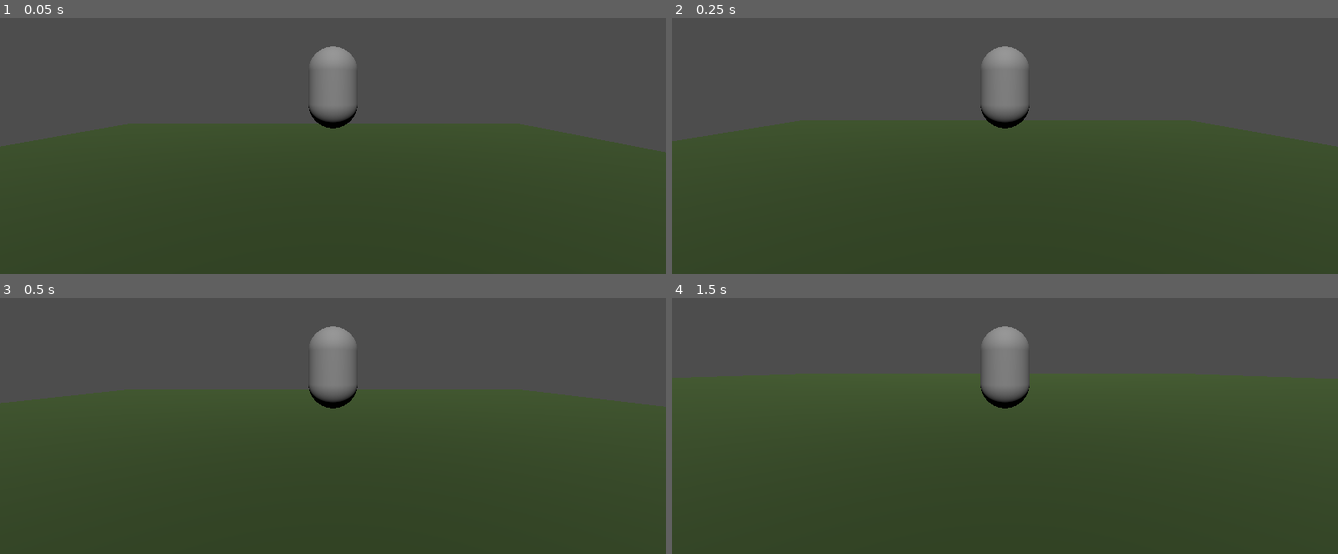
Above: before the commit, frames 1-4 (two rows, left to right).
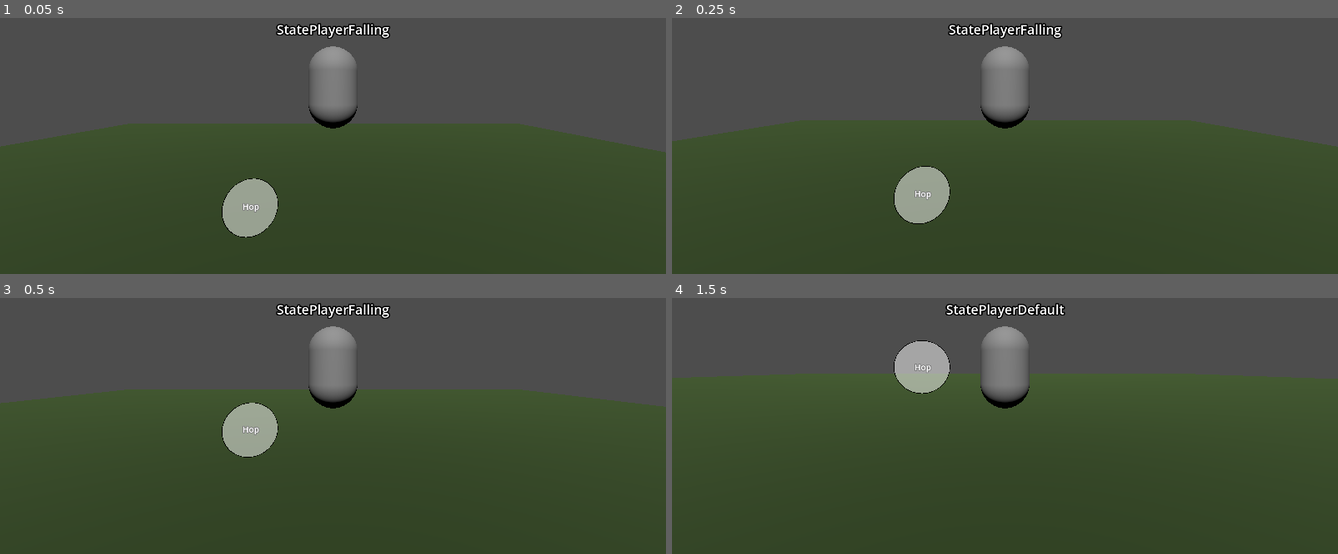
Above: after the commit, the same moments.

Repository: spacehare/mvm32
Game: Godot game, scene res://game/playground.tscn
Two runs of this game, one before a commit and one after it. Both use one fixed random seed, a clock stepped at 60 frames per second and the inputs below.
Inputs:
- Up to frame 1 (0.05 s): no input
- Up to frame 2 (0.25 s): no input
- Up to frame 3 (0.5 s): no input
- Up to frame 4 (1.5 s): tap Enter at 1.25 s

The runs differ from the first frame. In frame 1, 2.2% of the frame differs, in the area x 33-59%, y 1-86%; in frame 2, 2.1%; in frame 3, 2.1%; in frame 4, 2.0%.

Commit message:
implement jump pickup

Diff:
--- a/game/ab_wallbounce.gd
+++ b/game/abi_wallbounce.gd
@@ -1,6 +1,5 @@
-extends Ability
+extends AbilityInstance
 
-@export var player: Player
 @export var ray: RayCast3D
 
 func _physics_process(_delta):
--- a/game/ab_jump.gd
+++ b/game/abilities/ability_jump.gd
@@ -1,6 +1,5 @@
-extends Ability
+extends AbilityInstance
 
-@export var player: Player
 @export var jumps: int
 @export var jumps_max: int = 2
 @export var jump_height := 5.0
@@ -9,8 +8,11 @@
 
 signal jumped
 
+# func _ready():
+# 	player.jumped.connect(jump)
+
+
 func _physics_process(delta):
-	printt(jumps, jumps_max)
 	if player.is_on_floor():
 		jumps = jumps_max
 
@@ -20,5 +22,8 @@
 		jumps -= 1
 		player.velocity.y = jump_height
 		jumped.emit()
-	else:
-		player.velocity.y -= gravity * delta
+
+func jump():
+	jumps -= 1
+	player.velocity.y = jump_height
+	jumped.emit()
--- /dev/null
+++ b/game/abilities/ability_jump.tres
@@ -0,0 +1,8 @@
+[gd_resource type="Resource" script_class="Ability" format=3 uid="uid://ck5pteasiavde"]
+
+[ext_resource type="Script" uid="uid://d2bmqy7hnxwiv" path="res://game/ability.gd" id="1_rr4kk"]
+
+[resource]
+script = ExtResource("1_rr4kk")
+title = "Hop"
+metadata/_custom_type_script = "uid://d2bmqy7hnxwiv"
--- /dev/null
+++ b/game/abilities/ability_jump.tscn
@@ -0,0 +1,7 @@
+[gd_scene format=3 uid="uid://bu5h02a3kpfoq"]
+
+[ext_resource type="Script" uid="uid://4enyswkjgf3w" path="res://game/abilities/ability_jump.gd" id="1_esevo"]
+
+[node name="AbiJump" type="Node" unique_id=2061557335]
+script = ExtResource("1_esevo")
+metadata/_custom_type_script = "uid://cmkrlvf7q0wqd"
--- a/game/ability.gd
+++ b/game/ability.gd
@@ -1,2 +1,7 @@
-extends Node
+extends Resource
 class_name Ability
+
+@export var title: String
+
+func get_scene():
+	return load(resource_path.replace(".tres", ".tscn"))
--- /dev/null
+++ b/game/ability_instance.gd
@@ -0,0 +1,4 @@
+extends Node
+class_name AbilityInstance
+
+@export var player: Player
--- /dev/null
+++ b/game/debug_state_label.gd
@@ -0,0 +1,6 @@
+extends Label3D
+
+@export var state_machine: StateMachine
+
+func _process(delta):
+	text = state_machine.current_state.name
--- /dev/null
+++ b/game/handler_player_abilities.gd
@@ -0,0 +1,13 @@
+extends Node
+class_name HandlerPlayerAbilities
+
+var abilities: Array[Ability] = []
+var instances: Array[AbilityInstance] = []
+
+func add_ability(ability: Ability):
+	abilities.append(ability)
+
+	var inst: AbilityInstance = ability.get_scene().instantiate()
+	inst.player = get_parent()
+	instances.append(inst)
+	add_child(inst)
--- /dev/null
+++ b/game/pickup.gd
@@ -0,0 +1,17 @@
+extends Node3D
+class_name Pickup
+
+@export var ability: Ability
+@onready var label: Label3D = $Label3D
+@onready var area_pickup: Area3D = $Area3D
+
+func _ready():
+	label.text = ability.title
+	area_pickup.body_entered.connect(on_picked_up)
+
+func on_picked_up(body: Node3D):
+	if body is Player:
+		visible = false
+		area_pickup.body_entered.disconnect(on_picked_up)
+		print("pickup.gd: picked up %s" % ability.title)
+		body.add_ability(ability)
--- /dev/null
+++ b/game/pickup.tscn
@@ -0,0 +1,44 @@
+[gd_scene format=3 uid="uid://ba8c83gydwbst"]
+
+[ext_resource type="Script" uid="uid://cb66wycqx2pti" path="res://game/pickup.gd" id="1_i68n6"]
+
+[sub_resource type="SphereShape3D" id="SphereShape3D_ilnmw"]
+
+[sub_resource type="StandardMaterial3D" id="StandardMaterial3D_ilnmw"]
+render_priority = 1
+transparency = 1
+shading_mode = 0
+albedo_color = Color(0, 0, 0, 1)
+grow = true
+grow_amount = 0.01
+stencil_mode = 3
+stencil_flags = 1
+stencil_compare = 5
+metadata/_stencil_owned = true
+
+[sub_resource type="StandardMaterial3D" id="StandardMaterial3D_i68n6"]
+next_pass = SubResource("StandardMaterial3D_ilnmw")
+transparency = 1
+shading_mode = 0
+albedo_color = Color(1, 1, 1, 0.49411765)
+stencil_mode = 1
+stencil_flags = 2
+
+[sub_resource type="SphereMesh" id="SphereMesh_i68n6"]
+material = SubResource("StandardMaterial3D_i68n6")
+
+[node name="Pickup" type="Node3D" unique_id=1752604309]
+script = ExtResource("1_i68n6")
+
+[node name="Label3D" type="Label3D" parent="." unique_id=192160655]
+billboard = 1
+
+[node name="Area3D" type="Area3D" parent="." unique_id=1319382110]
+collision_layer = 256
+collision_mask = 2
+
+[node name="CollisionShape3D" type="CollisionShape3D" parent="Area3D" unique_id=1118224052]
+shape = SubResource("SphereShape3D_ilnmw")
+
+[node name="MeshInstance3D" type="MeshInstance3D" parent="." unique_id=1900054602]
+mesh = SubResource("SphereMesh_i68n6")
--- a/game/player3d.tscn
+++ b/game/player3d.tscn
@@ -3,8 +3,10 @@
 [ext_resource type="Script" uid="uid://ddtv2e3se7eva" path="res://game/player_3d.gd" id="1_7ekjr"]
 [ext_resource type="PackedScene" uid="uid://bld2oe6yg5dmd" path="res://game/camera_rig.tscn" id="2_rlykk"]
 [ext_resource type="Script" uid="uid://0jt3uwl0cdui" path="res://game/handler_side_effects.gd" id="3_rohp8"]
+[ext_resource type="Script" uid="uid://bpmq18g25q0" path="res://game/debug_state_label.gd" id="4_dnah5"]
 [ext_resource type="Script" uid="uid://dljoklbmetqag" path="res://game/state_machine.gd" id="4_ppouj"]
 [ext_resource type="Script" uid="uid://i5fd0e6qxur6" path="res://game/states/state_player_falling.gd" id="5_dnah5"]
+[ext_resource type="Script" uid="uid://b3p58aoty3rsc" path="res://game/handler_player_abilities.gd" id="5_l43v5"]
 [ext_resource type="Script" uid="uid://bpqski0fmcvq7" path="res://game/states/state_player_default.gd" id="5_ppouj"]
 
 [sub_resource type="CapsuleMesh" id="CapsuleMesh_vm1y8"]
@@ -16,6 +18,7 @@
 height = 1.0
 
 [node name="Player3d" type="CharacterBody3D" unique_id=966896317 node_paths=PackedStringArray("ray_wall", "avatar", "camera_rig")]
+collision_layer = 2
 script = ExtResource("1_7ekjr")
 ray_wall = NodePath("RayWall")
 avatar = NodePath("MeshInstance3D")
@@ -32,22 +35,30 @@
 [node name="RayWall" type="RayCast3D" parent="." unique_id=824265403]
 target_position = Vector3(0, 0, -1)
 
+[node name="Label3D" type="Label3D" parent="." unique_id=310910656 node_paths=PackedStringArray("state_machine")]
+transform = Transform3D(1, 0, 0, 0, 1, 0, 0, 0, 1, 0, 0.71629876, 0)
+billboard = 1
+text = "STATE"
+script = ExtResource("4_dnah5")
+state_machine = NodePath("../PlayerStateMachine")
+
 [node name="SideEffectsHandler" type="Node" parent="." unique_id=1025298693]
 script = ExtResource("3_rohp8")
 
-[node name="PlayerAbilities" type="Node" parent="." unique_id=1033700900]
+[node name="PlayerAbilitiesHandler" type="Node" parent="." unique_id=1033700900]
+script = ExtResource("5_l43v5")
 
-[node name="PlayerStates" type="Node" parent="." unique_id=480627896 node_paths=PackedStringArray("initial_state")]
+[node name="PlayerStateMachine" type="Node" parent="." unique_id=480627896 node_paths=PackedStringArray("initial_state")]
 script = ExtResource("4_ppouj")
 initial_state = NodePath("StatePlayerDefault")
 
-[node name="StatePlayerDefault" type="Node" parent="PlayerStates" unique_id=304052906 node_paths=PackedStringArray("player", "once_falling")]
+[node name="StatePlayerDefault" type="Node" parent="PlayerStateMachine" unique_id=304052906 node_paths=PackedStringArray("player", "once_falling")]
 script = ExtResource("5_ppouj")
 player = NodePath("../..")
 once_falling = NodePath("../StatePlayerFalling")
 metadata/_custom_type_script = "uid://du1eyo52of5g0"
 
-[node name="StatePlayerFalling" type="Node" parent="PlayerStates" unique_id=1684081538 node_paths=PackedStringArray("player", "once_landed")]
+[node name="StatePlayerFalling" type="Node" parent="PlayerStateMachine" unique_id=1684081538 node_paths=PackedStringArray("player", "once_landed")]
 script = ExtResource("5_dnah5")
 player = NodePath("../..")
 once_landed = NodePath("../StatePlayerDefault")
--- a/game/player_3d.gd
+++ b/game/player_3d.gd
@@ -16,8 +16,9 @@
 @export var h_speed := 6.
 var wish_dir: Vector3
 
+@onready var abilities_handler: HandlerPlayerAbilities = $PlayerAbilitiesHandler
+
 var gravity = ProjectSettings.get_setting("physics/3d/default_gravity")
-signal jumped
 
 func _ready():
 	pass
@@ -41,8 +42,8 @@
 		velocity.z = move_toward(velocity.z, 0, h_decel * abs(velocity.z * 0.5))
 
 	# JUMPING
-	if is_on_floor():
-		jumps = jumps_max
+	# if is_on_floor():
+	# 	jumps = jumps_max
 
 	# TODO jump buffer
 
@@ -59,3 +60,7 @@
 		avatar.look_at(look_vel)
 
 	move_and_slide()
+
+# TODO refactor
+func add_ability(ability: Ability):
+	abilities_handler.add_ability(ability)
--- a/game/playground.tscn
+++ b/game/playground.tscn
@@ -1,6 +1,8 @@
 [gd_scene format=3 uid="uid://buxslfuvgui55"]
 
 [ext_resource type="PackedScene" uid="uid://dqcgb64jpcr5u" path="res://game/player3d.tscn" id="1_4ey1n"]
+[ext_resource type="PackedScene" uid="uid://ba8c83gydwbst" path="res://game/pickup.tscn" id="2_x3wkk"]
+[ext_resource type="Resource" uid="uid://ck5pteasiavde" path="res://game/abilities/ability_jump.tres" id="3_2fm4j"]
 
 [sub_resource type="StandardMaterial3D" id="StandardMaterial3D_x3wkk"]
 albedo_color = Color(0.18520033, 0.2716291, 0.10475784, 1)
@@ -27,3 +29,7 @@
 
 [node name="Player3d" parent="." unique_id=966896317 instance=ExtResource("1_4ey1n")]
 transform = Transform3D(1, 0, 0, 0, 1, 0, 0, 0, 1, 0.70553017, 2.801436, 0.6790066)
+
+[node name="Pickup" parent="." unique_id=1752604309 instance=ExtResource("2_x3wkk")]
+transform = Transform3D(1, 0, 0, 0, 1, 0, 0, 0, 1, -0.8697777, 0.5066726, -0.99948263)
+ability = ExtResource("3_2fm4j")
--- a/game/states/state_player_default.gd
+++ b/game/states/state_player_default.gd
@@ -9,9 +9,9 @@
 		transitioned.emit(once_falling)
 
 	if Input.is_action_just_pressed('act_jump') and player.jumps > 0:
-		player.jumps -= 1
-		player.velocity.y = player.jump_height
-		player.jumped.emit()
-
+		pass
+		# player.jumps -= 1
+		# player.velocity.y = player.jump_height
+		# player.jumped.emit()
 	if Input.is_action_just_pressed('act_attack'):
 		pass
--- a/project.godot
+++ b/project.godot
@@ -80,6 +80,12 @@
 ]
 }
 
+[layer_names]
+
+3d_physics/layer_1="world"
+3d_physics/layer_2="entities"
+3d_physics/layer_9="pickups"
+
 [physics]
 
 3d/physics_engine="Jolt Physics"
Renamed: game/ab_wallbounce.gd.uid -> game/abi_wallbounce.gd.uid
Renamed: game/ab_jump.gd.uid -> game/abilities/ability_jump.gd.uid
Not shown, changed: game/ability.gd.uid
Not shown, added: game/ability_instance.gd.uid
Not shown, added: game/debug_state_label.gd.uid
Not shown, added: game/handler_player_abilities.gd.uid
Not shown, added: game/pickup.gd.uid
